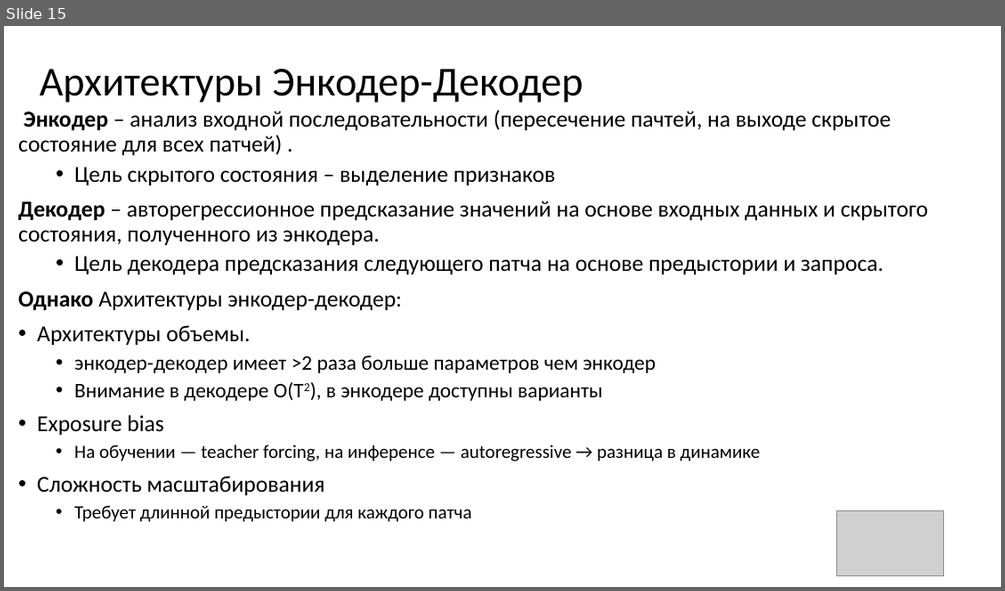
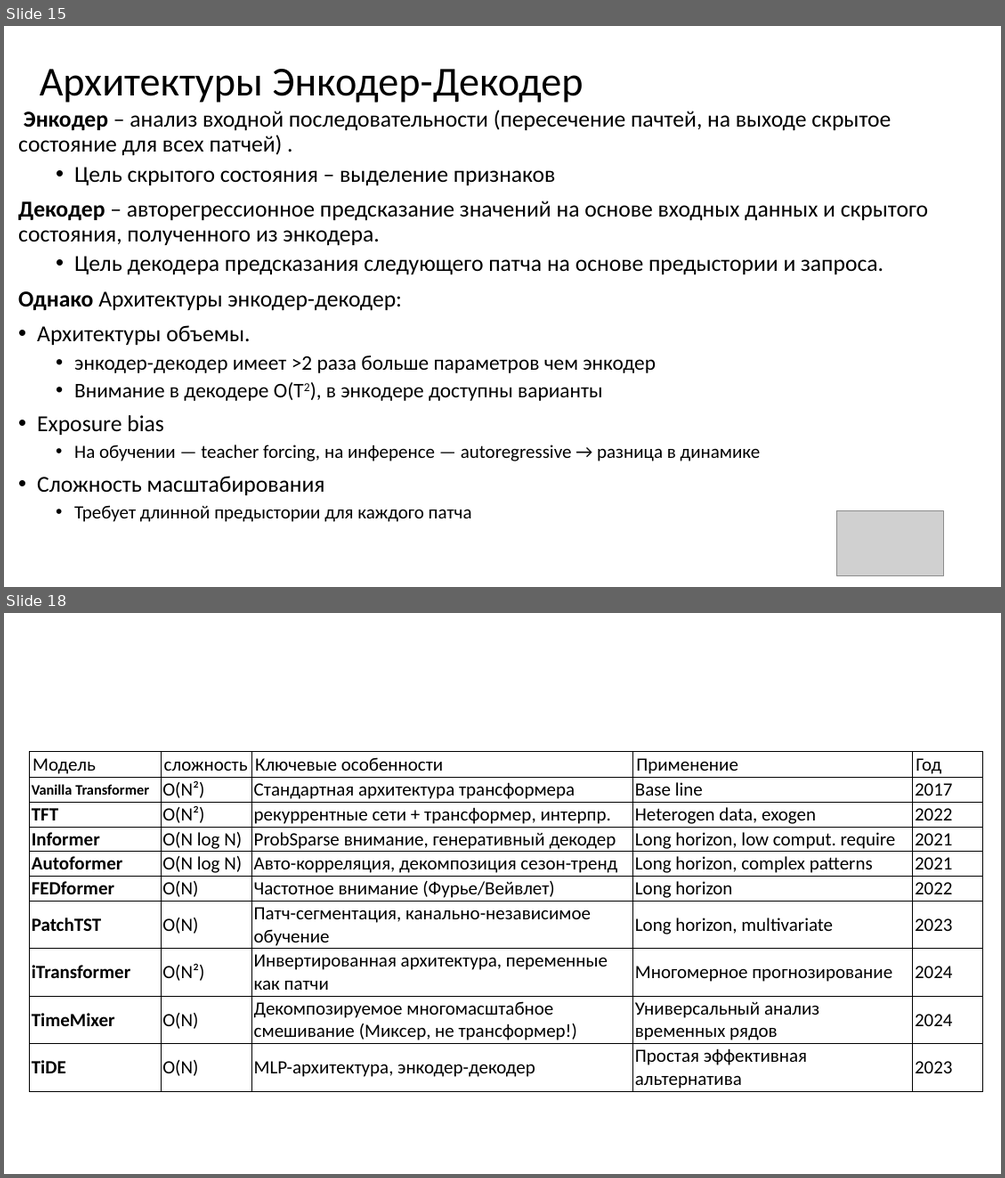
Before and after one commit to MVRonkin/TimeSeriesCourse, a slide deck: 2025/LEC/07-3 Transformers.pptx. Shown one above the other, each under a label of ours: slide 15 before the commit, slides 15 and 18 after it; the slides between them are not shown. The pictures are 1005x591 and 1005x1178 pixels, drawn with LibreOffice and Linux fonts; fonts in the diff are those of the drawing; grey boxes stand for pictures. Boxes give left, top, right and bottom in pixels: in the first picture for what was removed or moved away, otherwise in the second. Text is boxed around its words. In the diff, an @@ line names an element or a change of style, - is before the commit and + after.

```diff
--- a/2025/LEC/07-3 Transformers.pptx
+++ b/2025/LEC/07-3 Transformers.pptx
@@ slide 18 added at <box>4,613,1001,1174</box>, background #FFFFFF @@
@@ table added at <box>30,751,983,1092</box>, 10 rows, 5 columns @@
+Модель | сложность | Ключевые особенности | Применение | Год
+Vanilla Transformer | O(N²) | Стандартная архитектура трансформера | Base line | 2017
+TFT | O(N²) | рекуррентные сети + трансформер, интерпр. | Heterogen data, exogen | 2022
+Informer | O(N log N) | ProbSparse внимание, генеративный декодер | Long horizon, low comput. require | 2021
+Autoformer | O(N log N) | Авто-корреляция, декомпозиция сезон-тренд | Long horizon, complex patterns | 2021
+FEDformer | O(N) | Частотное внимание (Фурье/Вейвлет) | Long horizon | 2022
+PatchTST | O(N) | Патч-сегментация, канально-независимое обучение | Long horizon, multivariate | 2023
+iTransformer | O(N²) | Инвертированная архитектура, переменные как патчи | Многомерное прогнозирование | 2024
+TimeMixer | O(N) | Декомпозируемое многомасштабное смешивание (Миксер, не трансформер!) | Универсальный анализ временных рядов | 2024
+TiDE | O(N) | MLP-архитектура, энкодер-декодер | Простая эффективная альтернатива | 2023
```
Also in this commit, not shown: 2 slides changed, 3 other slides added.
